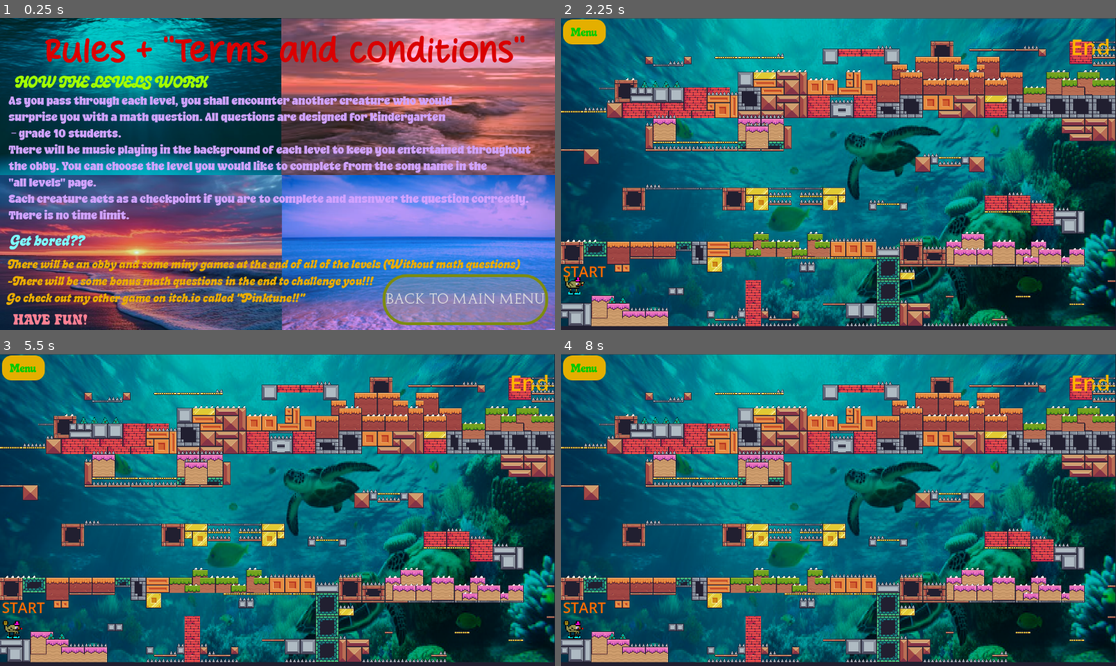
Above: before the commit, frames 1-4 (two rows, left to right).
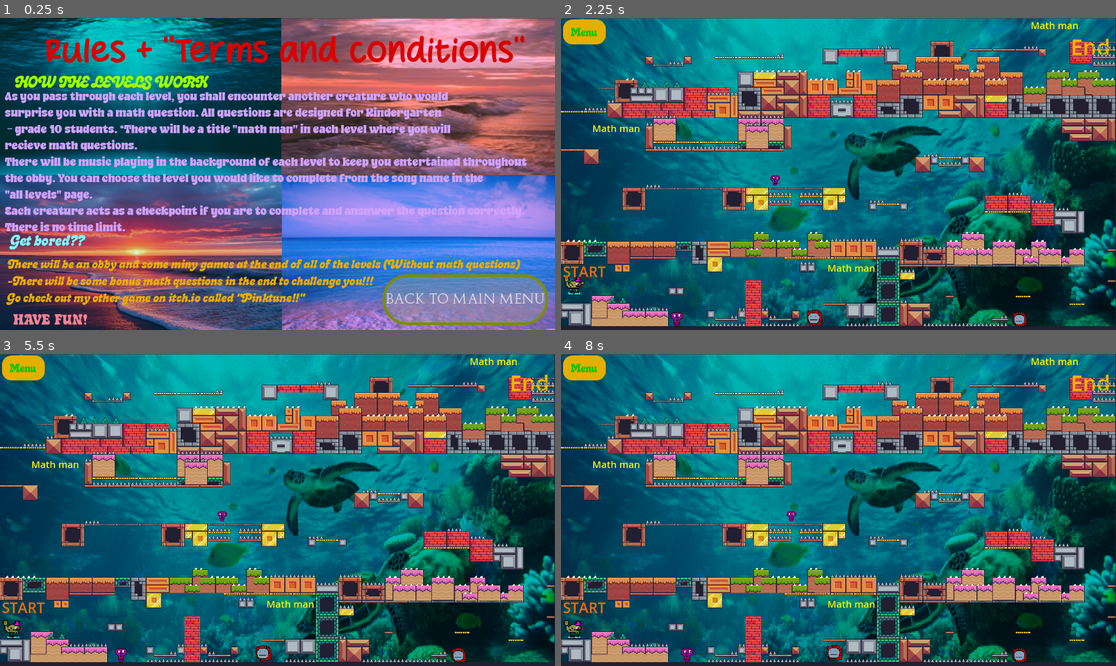
Above: after the commit, the same moments.

Repository: Miguella297/clowny-math-fih
Game: Godot game, scene res://how.tscn
The game is run twice, just before and just after one commit, with the same random seed, the same clock (stepped at 60 frames per second) and the same inputs. This scene is started directly instead of the project's main scene.
Inputs:
- Up to frame 1 (0.25 s): no input
- Up to frame 2 (2.25 s): tap Enter (ui_accept) at 0.5, 0.77 s; hold Right (ui_right) 0.53-1.25 s; tap Alt at 0.6 s; click "Back to main menu" at 1.25 s; click "Get started" at 2 s
- Up to frame 3 (5.5 s): click "Menu" at 2.75 s; click "YEA MAN" at 3.5 s; click "All levels" at 4.25 s; click "Math level 1: Dial Drunk- Noa…" at 5 s
- Up to frame 4 (8 s): hold Right (ui_right) 5.78-6.53 s; tap Shift at 5.85 s; tap Enter (ui_accept) at 6.02 s; hold Left (ui_left) 6.53-7.25 s; tap Alt at 6.6 s; click "Try again" at 7.25 s

The runs differ from the first frame. In frame 1, 17% of the frame differs, in the area x 0-96%, y 23-69%; in frame 2, 0.6%; in frame 3, 0.6%; in frame 4, 0.6%.

Commit message:
ADVANCES ENEMIES AND MOVEMENTS

Diff:
--- /dev/null
+++ b/area_2d_4.gd
@@ -0,0 +1,17 @@
+extends Area2D
+
+#Path to the new scene you want to load
+@export var target_scene_path: String = "res://deathscene.tscn"
+
+func _ready():
+	# Connect the signal (if not already connected on the editor)
+	connect("body_entered", _on_body_entered)
+
+func _on_body_entered(body):
+	# Check if the body is in your player (assuming its a Kinematicbody2D or a Characterbody2D)
+
+	if body.is_in_group("Player"):
+		call_deferred("_fix")
+
+func _fix():
+	get_tree().change_scene_to_file(target_scene_path)
--- /dev/null
+++ b/area_2d_5.gd
@@ -0,0 +1,17 @@
+extends Area2D
+
+#Path to the new scene you want to load
+@export var target_scene_path: String = "res://deathscene1.1.tscn"
+
+func _ready():
+	#Connect the signal (if not already connected in the editor)
+	connect("body_entered", _on_body_entered)
+
+func _on_body_entered(body):
+	# Check if the body is in your player (assuming its a Kinematicbody2D or a Characterbody2D)
+
+	if body.is_in_group("Player"):
+		call_deferred("_fix")
+
+func _fix():
+	get_tree().change_scene_to_file(target_scene_path)
--- /dev/null
+++ b/area_2d_6.gd
@@ -0,0 +1,17 @@
+extends Area2D
+
+# Path to the new scene you want to load
+@export var target_scene_path: String = "res://deathscene.tscn"
+
+func _ready():
+# CONNECT THE SIGNAL (if not already connected in the editor)
+	connect("body_entered", _on_body_entered)
+
+func _on_body_entered(body):
+# Check if the body is in your player (assuming its a Kinematicbody2D or a Characterbody2D)
+
+	if body.is_in_group("Player"):
+		call_deferred("_fix")
+
+func _fix():
+	get_tree().change_scene_to_file(target_scene_path)
--- /dev/null
+++ b/area_2d_7.gd
@@ -0,0 +1,17 @@
+extends Area2D
+
+#Path to the new scene you want to load
+@export var target_scene_path: String = "res://deathscene.1.1.tscn"
+
+func _ready():
+	# Connect the signal (if not already connected in the editor)
+	connect("body_entered", _on_body_entered)
+
+func _on_body_entered(body):
+	# Check if the body is in your player (assuming its a Kinematicbody2D or a Characterbody2D)
+
+	if body.is_in_group("Player"):
+		call_deferred("_fix")
+
+func _fix():
+	get_tree().change_scene_to_file(target_scene_path)
--- a/enemy1.tscn
+++ b/enemy1.tscn
@@ -1,6 +1,11 @@
-[gd_scene load_steps=9 format=3 uid="uid://bdw00a65mnrca"]
-
-[ext_resource type="Texture2D" uid="uid://bdcyhgfquj14d" path="res://New Piskel (7).png" id="1_45pq5"]
+[gd_scene load_steps=30 format=3 uid="uid://bdw00a65mnrca"]
+
+[ext_resource type="Texture2D" uid="uid://bdcyhgfquj14d" path="res://rename.png" id="1_45pq5"]
+[ext_resource type="Script" uid="uid://c1swo7hfqpon1" path="res://area_2d_4.gd" id="2_g51g3"]
+[ext_resource type="Script" uid="uid://mjdoxafcby7j" path="res://area_2d_5.gd" id="3_8d1r1"]
+[ext_resource type="Texture2D" uid="uid://c0c773sw1w1cu" path="res://doom flower.png" id="3_pa8dn"]
+[ext_resource type="Script" uid="uid://djfur1g2rpy5q" path="res://area_2d_6.gd" id="5_jsi8p"]
+[ext_resource type="Script" uid="uid://b3a2nxbcwk5qg" path="res://area_2d_7.gd" id="6_ewymi"]
 
 [sub_resource type="AtlasTexture" id="AtlasTexture_g51g3"]
 atlas = ExtResource("1_45pq5")
@@ -18,73 +23,282 @@
 }, {
 "duration": 1.0,
 "texture": SubResource("AtlasTexture_pa8dn")
+}],
+"loop": true,
+"name": &"default",
+"speed": 7.0
+}]
+
+[sub_resource type="RectangleShape2D" id="RectangleShape2D_jsi8p"]
+size = Vector2(26, 24.3158)
+
+[sub_resource type="Animation" id="Animation_5o1f5"]
+length = 0.001
+tracks/0/type = "value"
+tracks/0/imported = false
+tracks/0/enabled = true
+tracks/0/path = NodePath("../..:position")
+tracks/0/interp = 1
+tracks/0/loop_wrap = true
+tracks/0/keys = {
+"times": PackedFloat32Array(0),
+"transitions": PackedFloat32Array(1),
+"update": 0,
+"values": [Vector2(9.53674e-07, 9.53674e-07)]
+}
+
+[sub_resource type="Animation" id="Animation_ewymi"]
+resource_name = "skully"
+length = 2.0
+loop_mode = 1
+tracks/0/type = "value"
+tracks/0/imported = false
+tracks/0/enabled = true
+tracks/0/path = NodePath("../..:position")
+tracks/0/interp = 1
+tracks/0/loop_wrap = true
+tracks/0/keys = {
+"times": PackedFloat32Array(0, 1, 2),
+"transitions": PackedFloat32Array(1, 1, 1),
+"update": 0,
+"values": [Vector2(9.53674e-07, 9.53674e-07), Vector2(60, 0), Vector2(9.53674e-07, 9.53674e-07)]
+}
+
+[sub_resource type="AnimationLibrary" id="AnimationLibrary_mi564"]
+_data = {
+&"RESET": SubResource("Animation_5o1f5"),
+&"skully": SubResource("Animation_ewymi")
+}
+
+[sub_resource type="AtlasTexture" id="AtlasTexture_8d1r1"]
+atlas = ExtResource("1_45pq5")
+region = Rect2(0, 0, 32, 32)
+
+[sub_resource type="AtlasTexture" id="AtlasTexture_jsi8p"]
+atlas = ExtResource("1_45pq5")
+region = Rect2(0, 32, 32, 32)
+
+[sub_resource type="SpriteFrames" id="SpriteFrames_ewymi"]
+animations = [{
+"frames": [{
+"duration": 1.0,
+"texture": SubResource("AtlasTexture_8d1r1")
+}, {
+"duration": 1.0,
+"texture": SubResource("AtlasTexture_jsi8p")
+}],
+"loop": true,
+"name": &"default",
+"speed": 7.0
+}]
+
+[sub_resource type="RectangleShape2D" id="RectangleShape2D_g51g3"]
+size = Vector2(26, 25.9067)
+
+[sub_resource type="Animation" id="Animation_g51g3"]
+length = 0.001
+tracks/0/type = "value"
+tracks/0/imported = false
+tracks/0/enabled = true
+tracks/0/path = NodePath("../..:position")
+tracks/0/interp = 1
+tracks/0/loop_wrap = true
+tracks/0/keys = {
+"times": PackedFloat32Array(0),
+"transitions": PackedFloat32Array(1),
+"update": 0,
+"values": [Vector2(263, -409.25)]
+}
+
+[sub_resource type="Animation" id="Animation_pa8dn"]
+resource_name = "skully2"
+length = 3.0
+loop_mode = 1
+tracks/0/type = "value"
+tracks/0/imported = false
+tracks/0/enabled = true
+tracks/0/path = NodePath("../..:position")
+tracks/0/interp = 1
+tracks/0/loop_wrap = true
+tracks/0/keys = {
+"times": PackedFloat32Array(0, 1.5, 3),
+"transitions": PackedFloat32Array(1, 1, 1),
+"update": 0,
+"values": [Vector2(285, -411), Vector2(430, -412), Vector2(285, -412)]
+}
+
+[sub_resource type="AnimationLibrary" id="AnimationLibrary_8d1r1"]
+_data = {
+&"RESET": SubResource("Animation_g51g3"),
+&"skully2": SubResource("Animation_pa8dn")
+}
+
+[sub_resource type="AtlasTexture" id="AtlasTexture_ewymi"]
+atlas = ExtResource("3_pa8dn")
+region = Rect2(0, 0, 32, 32)
+
+[sub_resource type="SpriteFrames" id="SpriteFrames_5o1f5"]
+animations = [{
+"frames": [{
+"duration": 1.0,
+"texture": SubResource("AtlasTexture_ewymi")
 }],
 "loop": true,
 "name": &"default",
 "speed": 5.0
 }]
 
-[sub_resource type="RectangleShape2D" id="RectangleShape2D_jsi8p"]
-size = Vector2(26, 24.3158)
-
-[sub_resource type="Animation" id="Animation_ewymi"]
-resource_name = "skully"
-length = 2.0
-tracks/0/type = "value"
-tracks/0/imported = false
-tracks/0/enabled = true
-tracks/0/path = NodePath("../..:position")
-tracks/0/interp = 1
-tracks/0/loop_wrap = true
-tracks/0/keys = {
-"times": PackedFloat32Array(0, 1, 2),
+[sub_resource type="CircleShape2D" id="CircleShape2D_ewymi"]
+radius = 17.516
+
+[sub_resource type="Animation" id="Animation_jsi8p"]
+resource_name = "doom flowa"
+length = 1.5
+loop_mode = 1
+tracks/0/type = "value"
+tracks/0/imported = false
+tracks/0/enabled = true
+tracks/0/path = NodePath(".:position")
+tracks/0/interp = 1
+tracks/0/loop_wrap = true
+tracks/0/keys = {
+"times": PackedFloat32Array(0, 0.75, 1.5),
 "transitions": PackedFloat32Array(1, 1, 1),
 "update": 0,
-"values": [Vector2(9.53674e-07, 9.53674e-07), Vector2(60, 0), Vector2(9.53674e-07, 9.53674e-07)]
-}
-
-[sub_resource type="Animation" id="Animation_5o1f5"]
+"values": [Vector2(395, -2), Vector2(484, -7), Vector2(395, -2)]
+}
+
+[sub_resource type="Animation" id="Animation_mi564"]
 length = 0.001
 tracks/0/type = "value"
 tracks/0/imported = false
 tracks/0/enabled = true
-tracks/0/path = NodePath("../..:position")
+tracks/0/path = NodePath(".:position")
 tracks/0/interp = 1
 tracks/0/loop_wrap = true
 tracks/0/keys = {
 "times": PackedFloat32Array(0),
 "transitions": PackedFloat32Array(1),
 "update": 0,
-"values": [Vector2(9.53674e-07, 9.53674e-07)]
-}
-
-[sub_resource type="AnimationLibrary" id="AnimationLibrary_mi564"]
+"values": [Vector2(395, -2)]
+}
+
+[sub_resource type="AnimationLibrary" id="AnimationLibrary_tnyew"]
 _data = {
-&"RESET": SubResource("Animation_5o1f5"),
-&"skully": SubResource("Animation_ewymi")
-}
+&"RESET": SubResource("Animation_mi564"),
+&"doom flowa": SubResource("Animation_jsi8p")
+}
+
+[sub_resource type="AtlasTexture" id="AtlasTexture_5o1f5"]
+atlas = ExtResource("3_pa8dn")
+region = Rect2(0, 0, 32, 32)
+
+[sub_resource type="SpriteFrames" id="SpriteFrames_mi564"]
+animations = [{
+"frames": [{
+"duration": 1.0,
+"texture": SubResource("AtlasTexture_5o1f5")
+}],
+"loop": true,
+"name": &"default",
+"speed": 5.0
+}]
+
+[sub_resource type="CapsuleShape2D" id="CapsuleShape2D_5o1f5"]
+radius = 15.36
+height = 32.0001
 
 [node name="Node2D" type="Node2D"]
 
 [node name="AnimatedSprite2D" type="AnimatedSprite2D" parent="."]
 texture_filter = 1
 position = Vector2(9.53674e-07, 9.53674e-07)
-scale = Vector2(1.125, 1.1875)
+scale = Vector2(1.375, 1.71875)
 sprite_frames = SubResource("SpriteFrames_8d1r1")
 autoplay = "default"
 frame = 1
-frame_progress = 0.0179987
-
-[node name="Area2D" type="Area2D" parent="AnimatedSprite2D"]
-
-[node name="CollisionShape2D" type="CollisionShape2D" parent="AnimatedSprite2D/Area2D"]
+frame_progress = 0.479737
+
+[node name="Area2D4" type="Area2D" parent="AnimatedSprite2D"]
+script = ExtResource("2_g51g3")
+
+[node name="CollisionShape2D" type="CollisionShape2D" parent="AnimatedSprite2D/Area2D4"]
 position = Vector2(-0.555556, 0.473684)
 shape = SubResource("RectangleShape2D_jsi8p")
 
 [node name="AnimationPlayer" type="AnimationPlayer" parent="."]
-root_node = NodePath("../AnimatedSprite2D/Area2D/CollisionShape2D")
+root_node = NodePath("../AnimatedSprite2D/Area2D4/CollisionShape2D")
 libraries = {
 &"": SubResource("AnimationLibrary_mi564")
 }
+autoplay = "skully"
+
+[node name="AnimatedSprite2D2" type="AnimatedSprite2D" parent="."]
+texture_filter = 1
+position = Vector2(263, -409.25)
+scale = Vector2(1.0625, 1.17187)
+sprite_frames = SubResource("SpriteFrames_ewymi")
+autoplay = "default"
+frame = 1
+frame_progress = 0.843451
+
+[node name="Area2D5" type="Area2D" parent="AnimatedSprite2D2"]
+position = Vector2(-23.5294, -0.853334)
+script = ExtResource("3_8d1r1")
+
+[node name="CollisionShape2D" type="CollisionShape2D" parent="AnimatedSprite2D2/Area2D5"]
+position = Vector2(22.5882, 0.853353)
+shape = SubResource("RectangleShape2D_g51g3")
+
+[node name="AnimationPlayer2" type="AnimationPlayer" parent="."]
+root_node = NodePath("../AnimatedSprite2D2/Area2D5/CollisionShape2D")
+libraries = {
+&"": SubResource("AnimationLibrary_8d1r1")
+}
+autoplay = "skully2"
 
 [node name="Marker2D" type="Marker2D" parent="."]
+position = Vector2(430, -411)
+
+[node name="AnimatedSprite2D3" type="AnimatedSprite2D" parent="."]
+texture_filter = 1
+position = Vector2(395, -2)
+scale = Vector2(1.75, 1.71875)
+sprite_frames = SubResource("SpriteFrames_5o1f5")
+
+[node name="Area2D6" type="Area2D" parent="AnimatedSprite2D3"]
+script = ExtResource("5_jsi8p")
+
+[node name="CollisionShape2D" type="CollisionShape2D" parent="AnimatedSprite2D3/Area2D6"]
+position = Vector2(1.14284, 2.98023e-07)
+shape = SubResource("CircleShape2D_ewymi")
+
+[node name="AnimationPlayer3" type="AnimationPlayer" parent="."]
+root_node = NodePath("../AnimatedSprite2D3")
+libraries = {
+&"": SubResource("AnimationLibrary_tnyew")
+}
+autoplay = "doom flowa"
+
+[node name="Marker2D2" type="Marker2D" parent="."]
+position = Vector2(484, -7)
+scale = Vector2(1, 1)
+
+[node name="AnimatedSprite2D4" type="AnimatedSprite2D" parent="."]
+texture_filter = 1
+position = Vector2(1024, 1)
+scale = Vector2(1.5625, 1.625)
+sprite_frames = SubResource("SpriteFrames_mi564")
+
+[node name="Area2D7" type="Area2D" parent="AnimatedSprite2D4"]
+script = ExtResource("6_ewymi")
+
+[node name="CollisionShape2D" type="CollisionShape2D" parent="AnimatedSprite2D4/Area2D7"]
+position = Vector2(1.92004, -0.615385)
+shape = SubResource("CapsuleShape2D_5o1f5")
+
+[node name="AnimationPlayer4" type="AnimationPlayer" parent="."]
+root_node = NodePath("../AnimatedSprite2D4/Area2D7/CollisionShape2D")
+
+[node name="Marker2D3" type="Marker2D" parent="."]
+position = Vector2(1290, 1)
--- a/how.tscn
+++ b/how.tscn
@@ -92,16 +92,17 @@
 text = "Rules + \"Terms and conditions\""
 
 [node name="Label2" type="Label" parent="."]
-offset_left = 18.0
-offset_top = 156.0
-offset_right = 1351.0
-offset_bottom = 261.0
+offset_left = 10.0
+offset_top = 147.0
+offset_right = 1343.0
+offset_bottom = 518.0
 theme_override_colors/font_color = Color(0.815768, 0.635705, 1, 1)
 theme_override_fonts/font = ExtResource("6_hxkul")
 theme_override_font_sizes/font_size = 20
 text = "As you pass through each level, you shall encounter another creature who would
 surprise you with a math question. All questions are designed for Kindergarten
- - grade 10 students.
+ - grade 10 students. *There will be a title \"math man\" in each level where you will
+recieve math questions.
 There will be music playing in the background of each level to keep you entertained throughout
 the obby. You can choose the level you would like to complete from the song name in the
 \"all levels\" page.
--- a/level1.tscn
+++ b/level1.tscn
@@ -11,6 +11,7 @@
 [ext_resource type="Texture2D" uid="uid://jq36d661jw5p" path="res://Idle.png" id="9_usj0q"]
 [ext_resource type="Script" uid="uid://bgsruvxgyiweo" path="res://area_2d_2.gd" id="10_5j5gb"]
 [ext_resource type="Script" uid="uid://ddwnrj4b083r7" path="res://area_2d_3.gd" id="11_mx85b"]
+[ext_resource type="PackedScene" uid="uid://bdw00a65mnrca" path="res://enemy1.tscn" id="12_hx44q"]
 
 [sub_resource type="TileSetAtlasSource" id="TileSetAtlasSource_ootpb"]
 texture = ExtResource("2_dopym")
@@ -732,4 +733,36 @@
 position = Vector2(208.5, -224.5)
 shape = SubResource("RectangleShape2D_2cjx3")
 
+[node name="Node2D" parent="." instance=ExtResource("12_hx44q")]
+position = Vector2(234, 625)
+scale = Vector2(0.7, 0.7)
+
+[node name="Label3" type="Label" parent="."]
+offset_left = 553.0
+offset_top = 505.0
+offset_right = 653.0
+offset_bottom = 533.0
+pivot_offset = Vector2(-1098, 288)
+theme_override_colors/font_color = Color(1, 0.972549, 0, 1)
+theme_override_font_sizes/font_size = 20
+text = "Math man"
+
+[node name="Label4" type="Label" parent="."]
+offset_left = 65.0
+offset_top = 215.0
+offset_right = 165.0
+offset_bottom = 243.0
+theme_override_colors/font_color = Color(1, 0.972549, 0, 1)
+theme_override_font_sizes/font_size = 20
+text = "Math man"
+
+[node name="Label5" type="Label" parent="."]
+offset_left = 975.0
+offset_top = 1.0
+offset_right = 1075.0
+offset_bottom = 29.0
+theme_override_colors/font_color = Color(1, 0.972549, 0, 1)
+theme_override_font_sizes/font_size = 20
+text = "Math man"
+
 [connection signal="pressed" from="Button" to="." method="_on_button_pressed"]
Not shown, added: area_2d_4.gd.uid
Not shown, added: area_2d_5.gd.uid
Not shown, added: area_2d_6.gd.uid
Not shown, added: area_2d_7.gd.uid
Binary file added: doom flower.png
Not shown, added: doom flower.png.import
Not shown: 1 places in level1.tscn that only renumber resources
Renamed: New Piskel (7).png -> rename.png
Not shown, changed: rename.png.import
